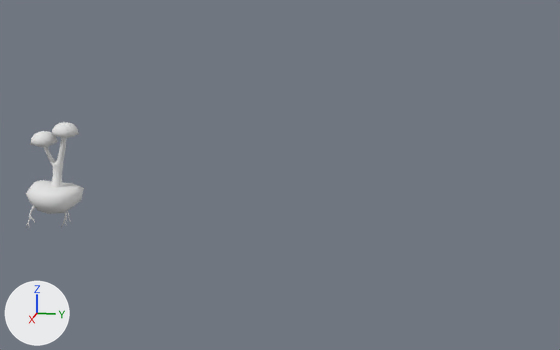
The OBJ model WindowsBuild/WindowsBuild/Assets/LevelAssets/O_JungleWorldIsland_b.obj as it was, and as the next commit left it.
Camera for both pictures: a 50 mm camera at (530.0, 283.0, 140.0) aimed at (1.0, 177.0, 8.0). The axes (+X, +Y, +Z) are drawn at lower left. The lights are the same throughout. Where no turn or scale is listed for an object, it has been applied to the vertices.

Objects in the first picture: 'O_JungleWorldIsland_b'.
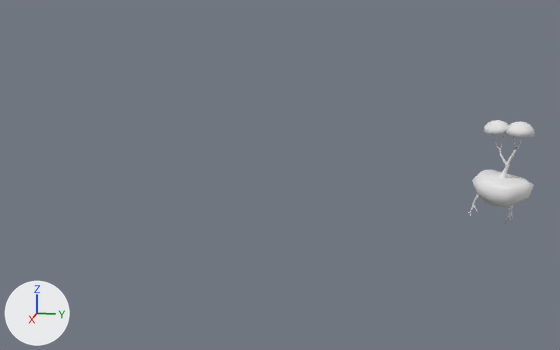
Where the change shows, as pixel boxes [x1, y1, x2, y2] in the pictures (560 x 350 px; the box of a moved part takes in the faces that stretch with it):
'O_JungleWorldIsland_b', reshaped (17% wider)
    before: [26, 122, 84, 230]
    after: [467, 120, 535, 223]
part 1 of me_o_jungleworldisland_b, moved or reshaped
    before: [26, 180, 84, 214]
    after: [472, 170, 534, 208]
part 2 of me_o_jungleworldisland_b, moved or reshaped
    before: [26, 205, 35, 230]
    after: [467, 194, 480, 217]
part 3 of me_o_jungleworldisland_b, moved or reshaped
    before: [61, 213, 67, 228]
    after: [506, 205, 513, 223]
part 4 of me_o_jungleworldisland_b, added
    after: [493, 135, 522, 178]
part 5 of me_o_jungleworldisland_b, added
    after: [505, 121, 535, 138]
part 6 of me_o_jungleworldisland_b, added
    after: [483, 120, 509, 135]
part 7 of me_o_jungleworldisland_b, deleted
    before: [43, 138, 67, 188]
part 8 of me_o_jungleworldisland_b, deleted
    before: [30, 131, 58, 147]
part 9 of me_o_jungleworldisland_b, deleted
    before: [51, 122, 79, 138]

The change, as a list of edits to the scene's bpy script:
```text
Change me_o_jungleworldisland_b:
    used by ob_o_jungleworldisland_b; location = (0.0, 0.0, 0.0)
    remove me_o_jungleworldisland_b.from_pydata(...)  # 771 vertices, 835 faces; spans x -16.6..20.3, y -20.5..23.1, z -48.5..40.2
    add me_o_jungleworldisland_b.from_pydata(...)  # 700 vertices, 765 faces; spans x -15.4..25.2, y 308.8..350.3, z -22.3..53.7
    me_o_jungleworldisland_b part 1: the loose piece of 37 vertices spanning x -16.6..20.3, y -19.6..21.9, z -31.0..-7.0 is turned -40 degrees about the z axis through its middle and scaled by 0.934, then moved by (3.2, 327.8, 24.3)
    me_o_jungleworldisland_b part 2: the loose piece of 121 vertices spanning x 4.9..10.4, y -20.5..-11.2, z -42.8..-22.1 is turned -40 degrees about the z axis through its middle and scaled by 0.934, then moved by (-8.7, 329.1, 25.2)
    me_o_jungleworldisland_b part 3: the loose piece of 70 vertices spanning x -12.9..-8.1, y -3.1..4.0, z -48.5..-25.7 is turned -40 degrees about the z axis through its middle and scaled by 0.934, then moved by (6.3, 335.3, 25.5)
    me_o_jungleworldisland_b part 4: a new loose piece of 146 vertices spanning x -3.9..12.5, y 322.1..339.8, z 13.4..47.1, in mat_floating_island_2 (white #e7e7e7)
    me_o_jungleworldisland_b part 5: a new loose piece of 122 vertices spanning x 1.5..20.2, y 329.1..347.8, z 44.5..53.7, in mat_floating_island_2 (white #e7e7e7)
    me_o_jungleworldisland_b part 6: a new loose piece of 122 vertices spanning x -13.4..5.3, y 315.8..334.5, z 42.6..51.7, in mat_floating_island_2 (white #e7e7e7)
    me_o_jungleworldisland_b part 7: the loose piece of 217 vertices spanning x -5.5..4.2, y -6.7..14.2, z -12.3..33.4 is deleted
    me_o_jungleworldisland_b part 8: the loose piece of 122 vertices spanning x -11.3..9.0, y -15.7..4.7, z 22.3..32.6 is deleted
    me_o_jungleworldisland_b part 9: the loose piece of 122 vertices spanning x -10.1..10.2, y 2.8..23.1, z 30.0..40.2 is deleted
```
